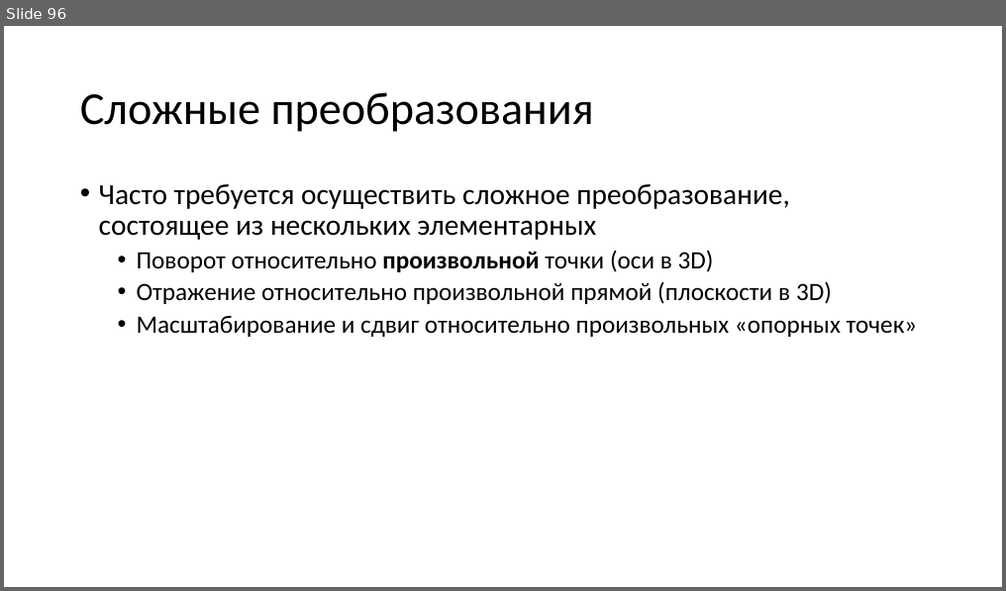
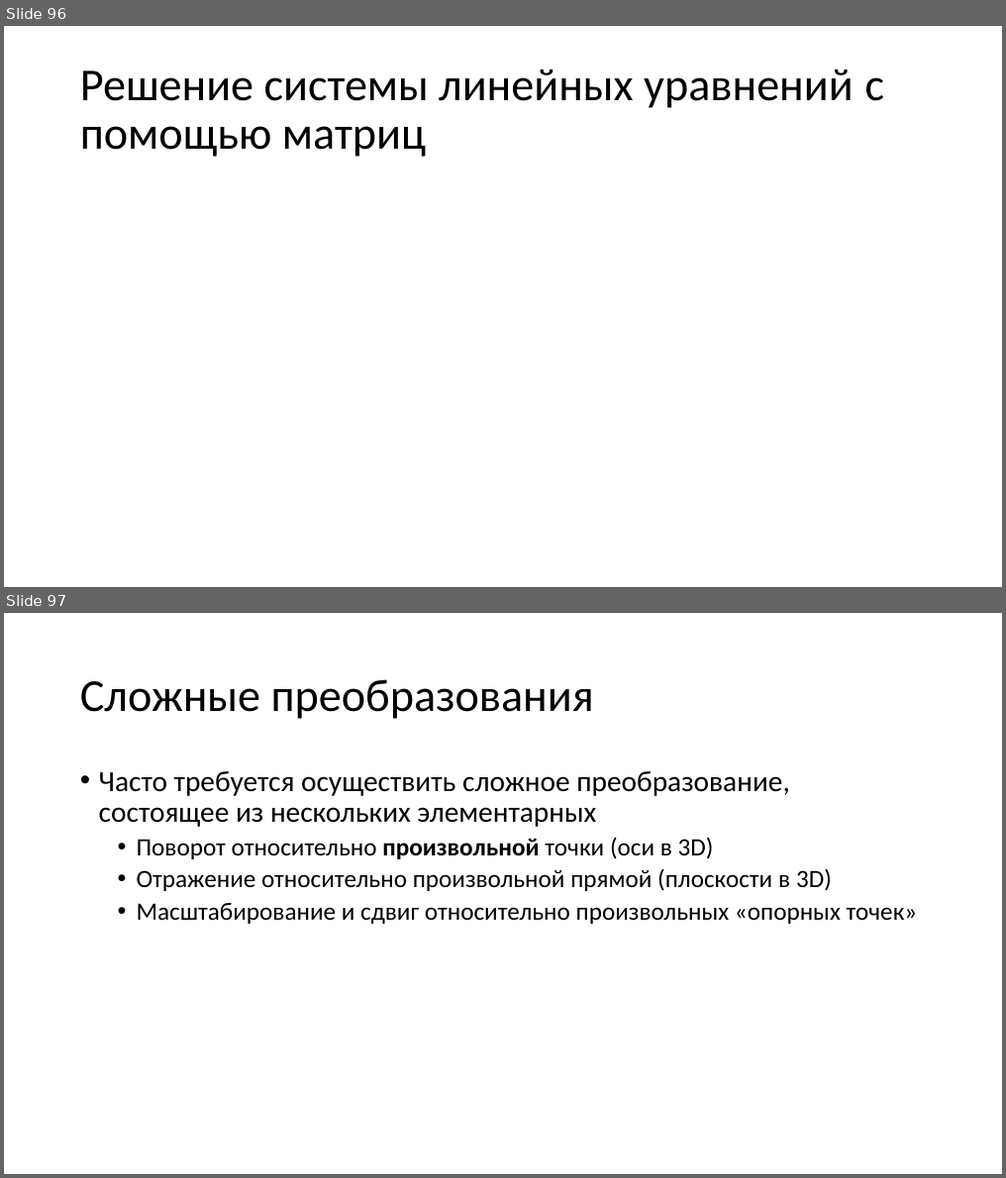
Before and after one commit to alexey-malov/cg-course, a slide deck: lectures/04 - Векторный анализ, трансформации и матрицы.pptx. Shown one above the other, each under a label of ours: slide 96 before the commit, slides 96 and 97 after it. The pictures are 1006x591 and 1006x1178 pixels, drawn with LibreOffice and Linux fonts; fonts in the diff are those of the drawing; grey boxes stand for pictures. Boxes give left, top, right and bottom in pixels: in the first picture for what was removed or moved away, otherwise in the second. Text is boxed around its words. In the diff, an @@ line names an element or a change of style, - is before the commit and + after.

Commit message:
Обновил презентацию по матрицам

```diff
--- a/lectures/04 - Векторный анализ, трансформации и матрицы.pptx
+++ b/lectures/04 - Векторный анализ, трансформации и матрицы.pptx
@@ slide 96 added at (4, 26, 1002, 587), background #FFFFFF @@
@@ title added at (80, 69, 884, 157), 44 pt, text #000000 @@
+Решение системы линейных уравнений c помощью матриц
@@ what was slide 96 is now slide 97 @@
```
Also in this commit, not shown: 1 slide changed.
